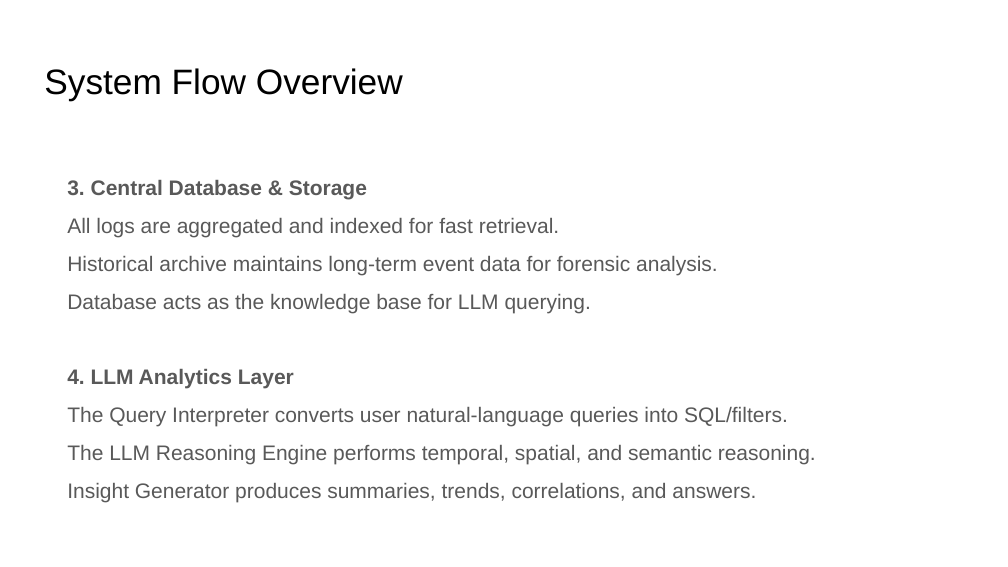
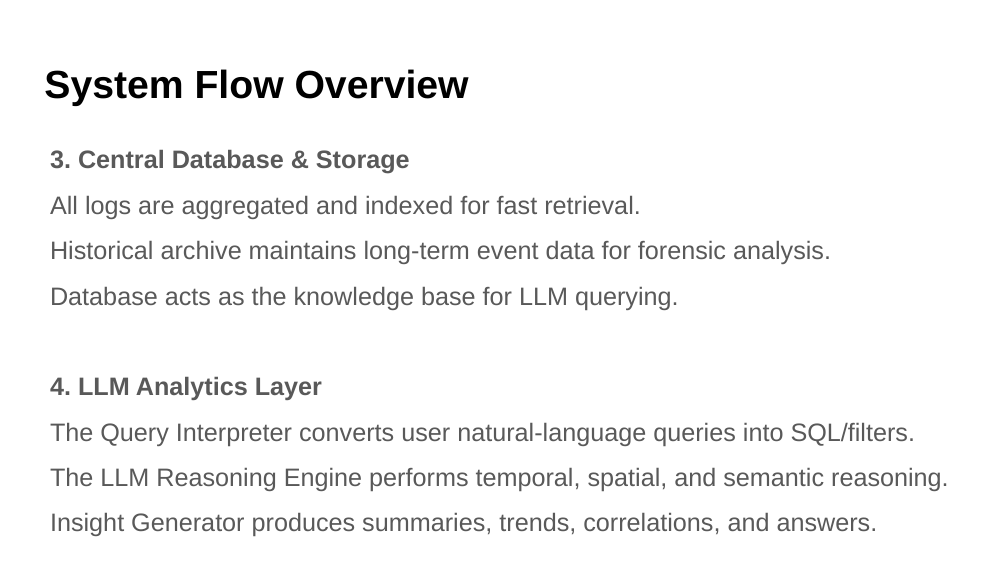
Before and after one commit to Avadh-Ladani-0/vForensIQ, a slide deck: slide 10 of Report/MP_24MCD009.pptx. Drawn at 1008x567 pixels with LibreOffice and Linux fonts; fonts in the diff are those of the drawing. Boxes give left, top, right and bottom in pixels: in the first picture for what was removed or moved away, otherwise in the second. Text is boxed around its words. In the diff, an @@ line names an element or a change of style, - is before the commit and + after.

Commit message:
augment data pipline / data added

```diff
--- a/Report/MP_24MCD009.pptx
+++ b/Report/MP_24MCD009.pptx
@@ title "System Flow Overview" at box(44, 69, 469, 106): size 25.2 to 28 pt, bold on @@
@@ text "3. Central Database & Storage": place and size @@
-text "3. Central Database & Storage" at box(67, 180, 816, 502)
+text "3. Central Database & Storage" at box(50, 149, 949, 536)
@@ text "3. Central Database & Storage" at box(50, 149, 949, 536): size 15 to 18 pt @@
```
Also in this commit, not shown: 19 other slides changed, 2 slides added, 1 slide removed, 5 other files.
